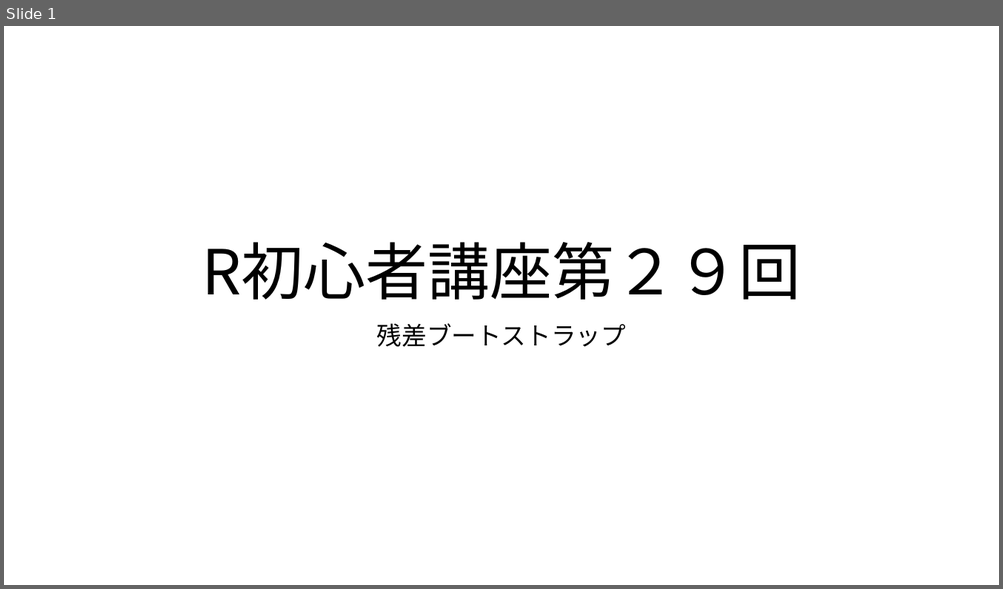
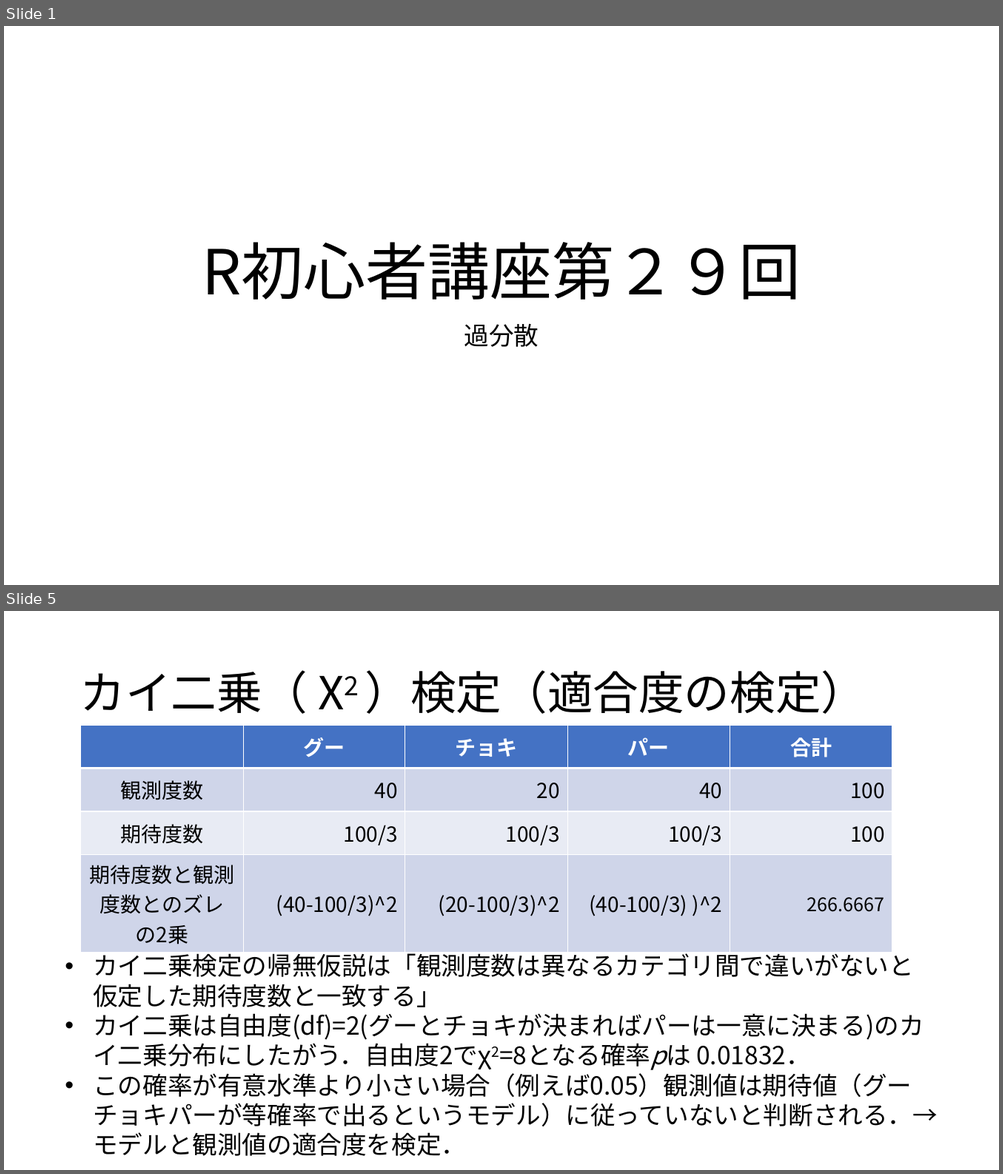
Before and after one commit to KoHMB/Shigen_kensyu_FRA, a slide deck: R/スライド/第29回.pptx. Shown one above the other, each under a label of ours: slide 1 before the commit, slides 1 and 5 after it; the slides between them are not shown. The pictures are 1003x589 and 1003x1174 pixels, drawn with LibreOffice and Linux fonts; fonts in the diff are those of the drawing. Boxes give left, top, right and bottom in pixels: in the first picture for what was removed or moved away, otherwise in the second. Text is boxed around its words. In the diff, an @@ line names an element or a change of style, - is before the commit and + after.

```diff
--- a/R/スライド/第29回.pptx
+++ b/R/スライド/第29回.pptx
@@ slide 5 added at (4, 611, 999, 1170), background #FFFFFF @@
@@ title added at (79, 670, 867, 714), 44 pt, text #000000 @@
+カイ二乗（ Χ2 ）検定（適合度の検定）
@@ table added at (80, 725, 893, 948), 4 rows, 5 columns @@
+ | グー | チョキ | パー | 合計
+観測度数 | 40 | 20 | 40 | 100
+期待度数 | 100/3 | 100/3 | 100/3 | 100
+期待度数と観測度数とのズレ / の2乗 | (40-100/3)^2 | (20-100/3)^2 | (40-100/3) )^2 | 266.6667
@@ text added at (93, 950, 937, 1156), 24 pt, text #000000 @@
+• カイ二乗検定の帰無仮説は「観測度数は異なるカテゴリ間で違いがないと仮定した期待度数と一致する」
+• カイ二乗は自由度(df)=2(グーとチョキが決まればパーは一意に決まる)のカイ二乗分布にしたがう．自由度2でχ2=8となる確率pは 0.01832．
+• この確率が有意水準より小さい場合（例えば0.05）観測値は期待値（グーチョキパーが等確率で出るというモデル）に従っていないと判断される．→モデルと観測値の適合度を検定．
@@ slide 1 changed as well @@
@@ subtitle at (464, 324, 539, 347): text changed @@
-残差ブートストラップ
+過分散
```
Also in this commit, not shown: 1 other slide changed, 4 other slides added, 4 slides removed, 21 other files.
